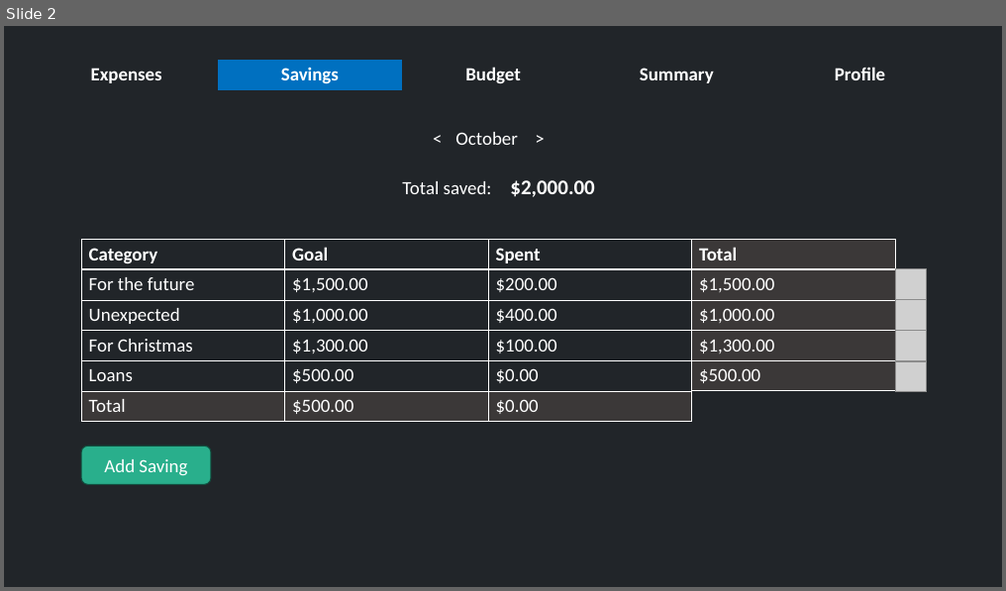
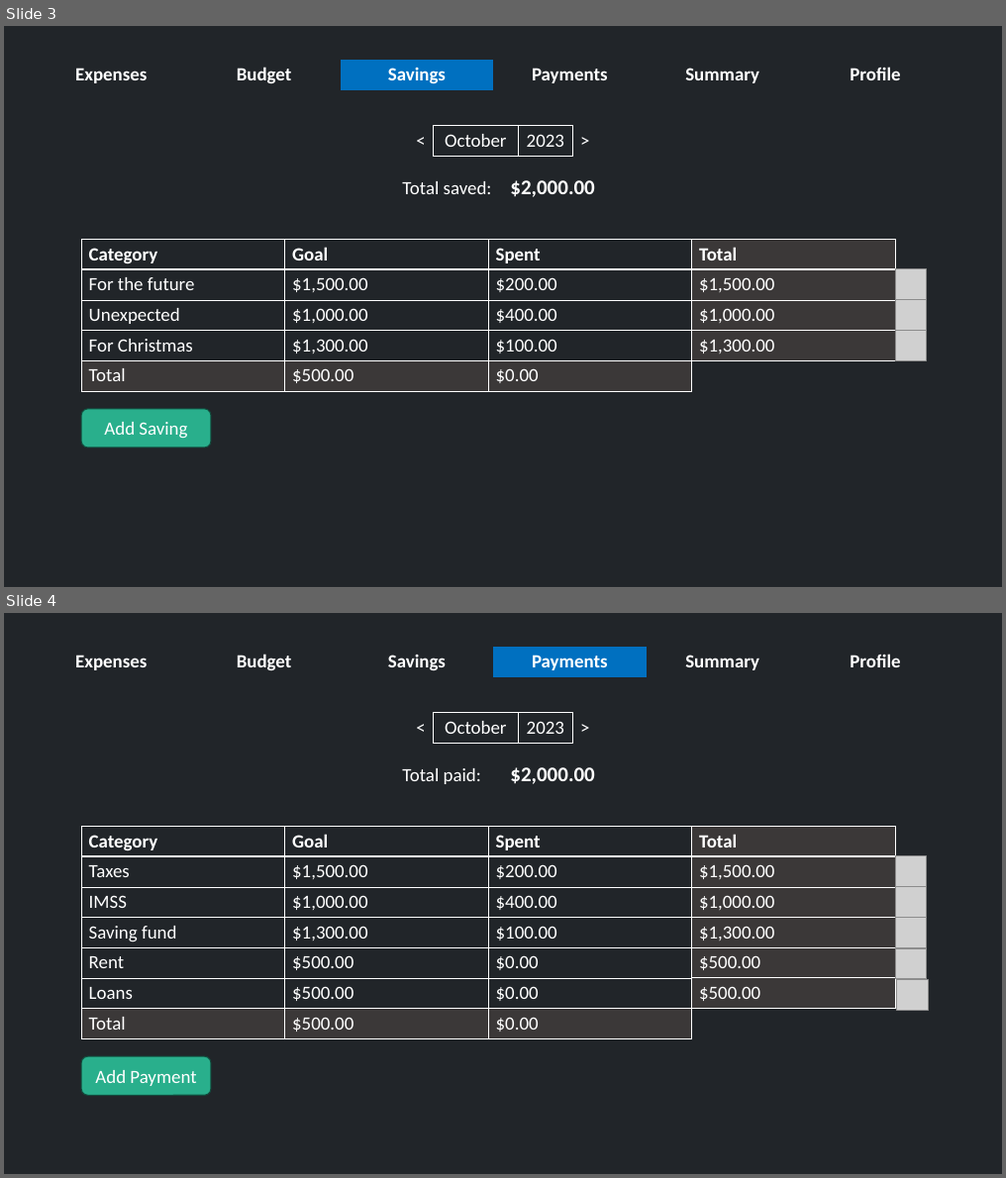
Before and after one commit to Daniel-dadu/ExpensesWebApp, a slide deck: front-end/MockupSimpleDesign.pptx. Shown one above the other, each under a label of ours: slide 2 before the commit, slides 3 and 4 after it. The pictures are 1006x591 and 1006x1178 pixels, drawn with LibreOffice and Linux fonts; fonts in the diff are those of the drawing; grey boxes stand for pictures. Boxes give left, top, right and bottom in pixels: in the first picture for what was removed or moved away, otherwise in the second. Text is boxed around its words. In the diff, an @@ line names an element or a change of style, - is before the commit and + after.

```diff
--- a/front-end/MockupSimpleDesign.pptx
+++ b/front-end/MockupSimpleDesign.pptx
@@ slide 4 added at <box>4,613,1002,1174</box>, background #212529 @@
@@ table added at <box>35,647,951,677</box>, 1 rows, 6 columns @@
+Expenses | Budget | Savings | Payments | Summary | Profile
@@ table added at <box>409,713,598,744</box>, 1 rows, 4 columns @@
+< | October | 2023 | >
@@ text added at <box>402,768,481,784</box>, 18 pt, text #FFFFFF @@
+Total paid:
@@ text added at <box>510,767,594,784</box>, 20 pt, text #FFFFFF, bold @@
+$2,000.00
@@ table added at <box>81,827,896,1039</box>, 7 rows, 4 columns @@
+Category | Goal | Spent | Total
+Taxes | $1,500.00 | $200.00 | $1,500.00
+IMSS | $1,000.00 | $400.00 | $1,000.00
+Saving fund | $1,300.00 | $100.00 | $1,300.00
+Rent | $500.00 | $0.00 | $500.00
+Loans | $500.00 | $0.00 | $500.00
+Total | $500.00 | $0.00 | 
@@ picture added at <box>896,857,927,887</box> @@
@@ picture added at <box>896,887,927,918</box> @@
@@ picture added at <box>896,918,927,949</box> @@
@@ picture added at <box>896,950,927,980</box> @@
@@ picture added at <box>897,980,929,1011</box> @@
@@ rounded rectangle added at <box>81,1057,211,1096</box>, fill #29AF8C, outline #124D3D 1 pt, 18 pt, text #FFFFFF @@
+Add Payment
@@ what was slide 2 is now slide 3 @@
@@ slide 3 changed as well @@
@@ table at <box>35,60,951,90</box> @@
+column 2: Budget
-column 4, row 1: Budget
+column 4, row 1: Payments
@@ table at <box>409,126,598,157</box> @@
+column 3: 2023
@@ table: place and size @@
-table at <box>426,123,553,154</box>
+table at <box>409,126,598,157</box>
@@ table at <box>81,240,896,391</box> @@
-row 5: Loans | $500.00 | $0.00 | $500.00
@@ picture removed at <box>896,363,927,393</box> @@
@@ rounded rectangle "Add Saving": place and size @@
-rounded rectangle "Add Saving" at <box>81,446,211,485</box>
+rounded rectangle "Add Saving" at <box>81,409,211,448</box>
```
Also in this commit, not shown: 1 other slide changed, 3 other slides added.
